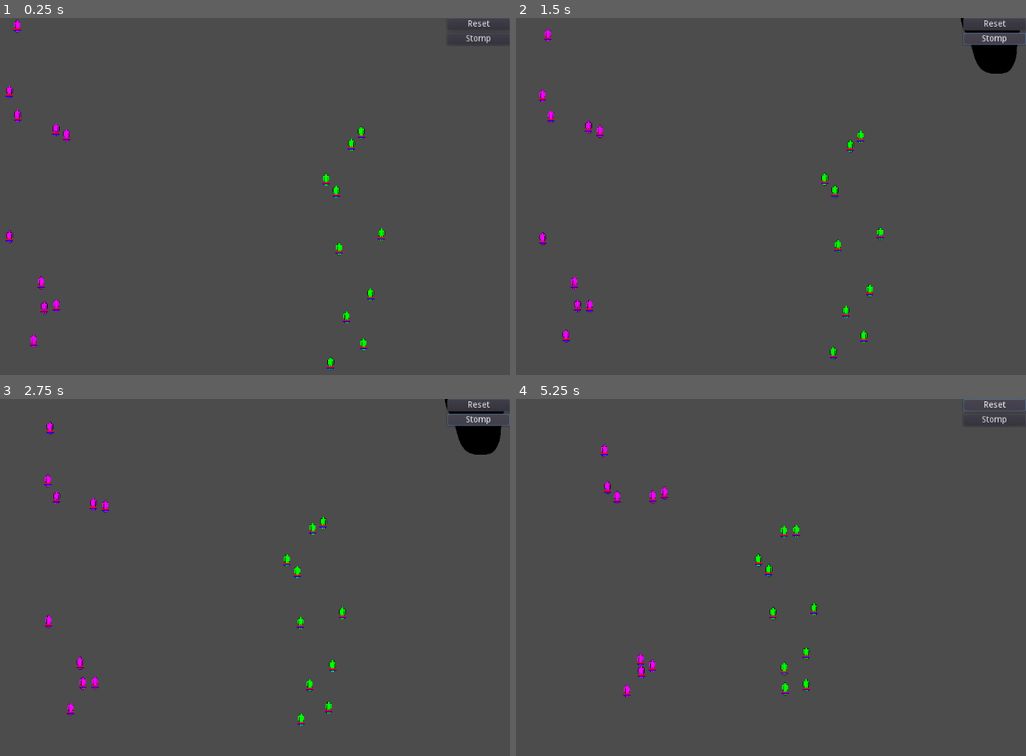
Above: before the commit, frames 1-4 (two rows, left to right).
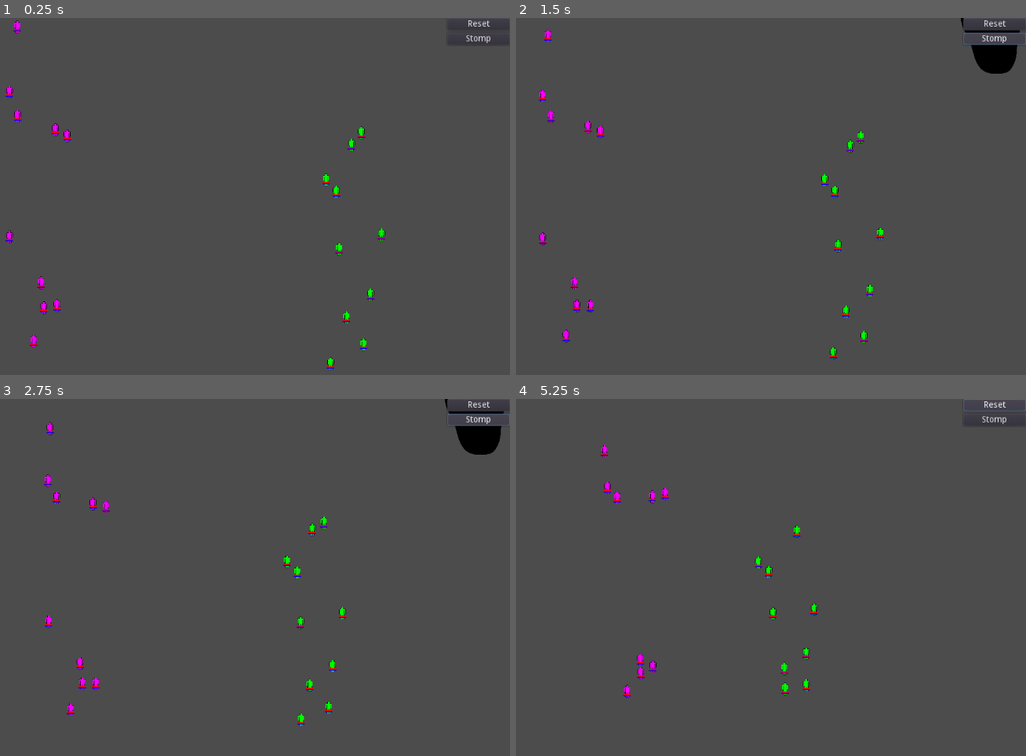
Above: after the commit, the same moments.

Repository: silverhammermba/GGJ2022
Game: Godot game, scene res://Main.tscn
The game is run twice, just before and just after one commit, with the same random seed, the same clock (stepped at 60 frames per second) and the same inputs.
Inputs (mouse positions are in pixels of both pictures, inside the frame that each line leads up to):
- Up to frame 1 (0.25 s): no input
- Up to frame 2 (1.5 s): click "Stomp" at 0.5 s; click "Stomp" at 1.25 s
- Up to frame 3 (2.75 s): click "Stomp" at 2 s
- Up to frame 4 (5.25 s): move the mouse to (852, 563) at 2.77 s; click (852, 563) at 2.92 s; move the mouse to (587, 602) at 3.52 s; click (587, 602) at 3.67 s; move the mouse to (776, 502) at 4.27 s; click (776, 502) at 4.42 s; click "Reset" at 5 s

The runs differ from the first frame. In frame 1, 0.1% of the frame differs, in the area x 2-64%, y 0-83%; in frame 2, 0.2%; in frame 3, 0.3%; in frame 4, 0.4%, in the area x 16-60%, y 12-84%.

Commit message:
fix weird behavior when one army dies
reduce collisions to improve performance perhaps

Diff:
--- a/Battlefield.gd
+++ b/Battlefield.gd
@@ -26,7 +26,8 @@
 			num_trues += 1
 			avg_true += pawn.global_position
 
-	avg_true /= num_trues
+	if num_trues > 0:
+		avg_true /= num_trues
 
 	var avg_false = Vector2()
 	var num_falses = 0
@@ -38,7 +39,8 @@
 				num_falses += 1
 				avg_false += pawn.global_position
 
-	avg_false /= num_falses
+	if num_falses > 0:
+		avg_false /= num_falses
 
 	for i in range(army_size):
 		var pawn = trues[i].get_ref()
--- a/Battlefield.tscn
+++ b/Battlefield.tscn
@@ -11,7 +11,7 @@
 [node name="Battlefield" type="Node2D"]
 script = ExtResource( 2 )
 deploy_edge = 200
-army_size = 10
+army_size = 100
 
 [node name="StaticBody2D" type="StaticBody2D" parent="."]
 collision_layer = 4
--- a/Main.tscn
+++ b/Main.tscn
@@ -11,6 +11,7 @@
 [node name="Controls" parent="." instance=ExtResource( 2 )]
 
 [node name="Battlefield" parent="." instance=ExtResource( 1 )]
+army_size = 10
 
 [node name="Powers" parent="." instance=ExtResource( 5 )]
 
--- a/Pawn.tscn
+++ b/Pawn.tscn
@@ -10,12 +10,13 @@
 radius = 104.235
 
 [sub_resource type="CircleShape2D" id=1]
+radius = 11.0
 
 [node name="Pawn" type="RigidBody2D"]
 collision_mask = 5
 mode = 2
 physics_material_override = SubResource( 3 )
-contacts_reported = 6
+contacts_reported = 2
 contact_monitor = true
 script = ExtResource( 2 )
 speed_in_combat = 0.0
